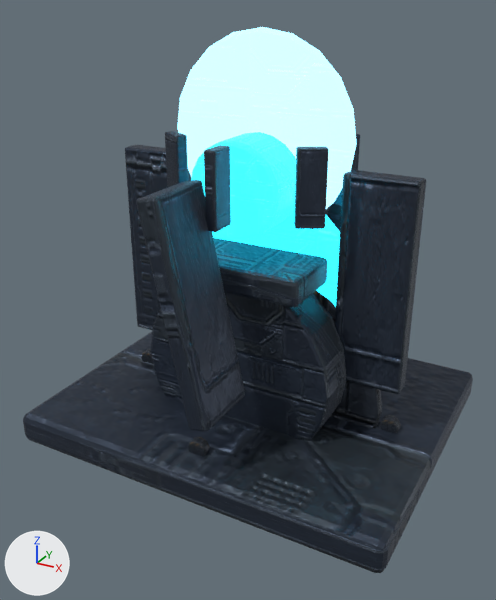
The glTF model game/assets/world/aetherfall/archive/archive_computer.glb: old version first, new version second.
Both versions are drawn from a 50 mm lens placed at (2.08, -3.95, 2.93), pointed at (-0.11, 0.02, 0.94). Arrows for +X, +Y and +Z are at lower left; the lights stay in place. The picture after the commit comes second. Where no turn or scale is listed for an object, it has been applied to the vertices. Vertices at exactly the same position are counted once.

The older version as bpy lines, for what is in view:
```python
ob_archivedatacore = bpy.data.objects.new('ArchiveDataCore', me_cylinder_017)
ob_archivedatacore.location = (0.0, 0.0, 1.84)
ob_computerbolt_0 = bpy.data.objects.new('ComputerBolt_0', me_cylinder_013)
ob_computerbolt_0.location = (0.0, -0.847, 0.25)
ob_computerbolt_1_5707963267948966 = bpy.data.objects.new('ComputerBolt_1.5707963267948966', me_cylinder_014)
ob_computerbolt_1_5707963267948966.location = (1.013, 0.0, 0.25)
ob_computerbolt_4_71238898038469 = bpy.data.objects.new('ComputerBolt_4.71238898038469', me_cylinder_016)
ob_computerbolt_4_71238898038469.location = (-1.013, 0.0, 0.25)
ob_computerfin_0 = bpy.data.objects.new('ComputerFin_0', me_cube_046)
ob_computerfin_0.location = (0.0, -0.83, 1.25)
ob_computerfin_1_5707963267948966 = bpy.data.objects.new('ComputerFin_1.5707963267948966', me_cube_047)
ob_computerfin_1_5707963267948966.location = (0.83, 0.0, 1.25)
ob_computerfin_4_71238898038469 = bpy.data.objects.new('ComputerFin_4.71238898038469', me_cube_049)
ob_computerfin_4_71238898038469.location = (-0.83, 0.0, 1.25)
ob_computerpedestal = bpy.data.objects.new('ComputerPedestal', me_cylinder_010)
ob_computerpedestal.location = (0.0, 0.0, 0.58)
ob_computerringlower = bpy.data.objects.new('ComputerRingLower', me_cylinder_011)
ob_computerringlower.location = (0.0, 0.0, 0.34)
# also in view: 'ComputerBase' at (0.0, 0.0, 0.11); 'DataCoreVane_0' at (0.0, -0.55, 1.9); 'DataCoreHalo' at (0.0, 0.0, 2.13); 'DataCoreVane_1.0471975511965976' at (0.48, -0.28, 1.9); 'DataCoreVane_5.235987755982989' at (-0.48, -0.28, 1.9)
```
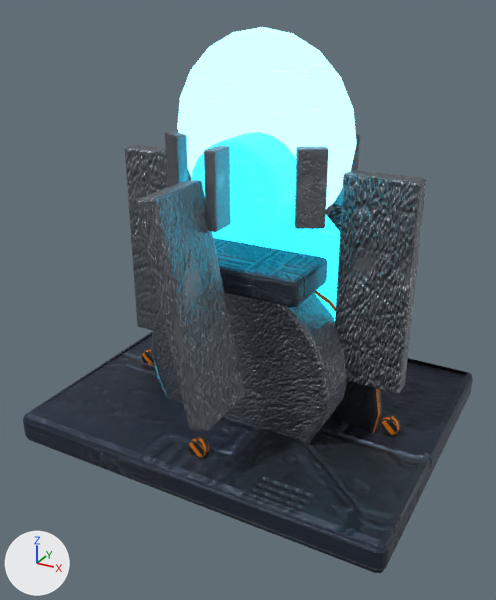
Changed parts and their boxes [x1, y1, x2, y2] in the pictures (496 x 600 px):
'ComputerFin_1.5707963267948966', surface changed (lighter)
    both: [335, 170, 426, 394]
'ComputerFin_0', surface changed (lighter)
    both: [136, 180, 245, 431]
'ComputerPedestal', surface changed
    both: [151, 293, 346, 441]
'ComputerFin_4.71238898038469', surface changed (lighter)
    both: [125, 145, 191, 330]
'DataCoreVane_1.0471975511965976', surface changed (lighter)
    both: [294, 147, 329, 229]
'DataCoreVane_0', surface changed (lighter)
    both: [204, 145, 231, 232]
'ComputerRingLower', surface changed, reshaped
    before: [314, 291, 382, 428]
    after: [314, 291, 382, 433]
'DataCoreVane_5.235987755982989', surface changed (lighter)
    both: [165, 131, 188, 188]
'ComputerBolt_0', surface changed (black to brown)
    both: [188, 437, 209, 456]
'ComputerBolt_1.5707963267948966', surface changed (black to brown)
    both: [380, 415, 400, 433]
'DataCoreVane_2.0943951023931953', surface changed
    both: [334, 134, 360, 207]
'ComputerControlDesk', surface changed
    both: [328, 203, 342, 231]
'ComputerBolt_4.71238898038469', surface changed
    both: [141, 349, 153, 364]
'ComputerFin_3.141592653589793', surface changed
    both: [326, 204, 333, 216]
part 1 of me_cylinder_011, cut back
    before: [314, 293, 375, 428]
    after: [330, 381, 375, 430]

Edits to the bpy script that builds the scene:
```text
Add img_aetherfall_metal_orm:
    img_aetherfall_metal_orm = load_image('aetherfall_metal_orm', '../textures/85e99240449c53a4f75b5f6f448612adc71449d9810deae76918566991aa6568.png', 1024, 1024, 'Non-Color')
Add img_aetherfall_metal:
    img_aetherfall_metal = load_image('aetherfall_metal', '../textures/71346d87ab1bbead25b4256899548a92183962303db313d972675f525523e3cc.png', 1024, 1024, 'sRGB')
Add img_aetherfall_metal_normal:
    img_aetherfall_metal_normal = load_image('aetherfall_metal_normal', '../textures/e8e01357870d7effc84b8b922359332c5ca448643ae98a3befd635813364aaea.png', 1024, 1024, 'Non-Color')
Add img_aetherfall_hazard:
    img_aetherfall_hazard = load_image('aetherfall_hazard', '../textures/a4870f0bb58f91ce329e7850b1057511f48dae5b4936c7dbc403944a2e01379f.png', 1024, 1024, 'sRGB')
Add img_aetherfall_hazard_normal:
    img_aetherfall_hazard_normal = load_image('aetherfall_hazard_normal', '../textures/539e179a7a46def20494dda76428749e4be98a3cde6bbfad7f00e9d52fda5f10.png', 1024, 1024, 'Non-Color')
Add img_aetherfall_hazard_orm:
    img_aetherfall_hazard_orm = load_image('aetherfall_hazard_orm', '../textures/47203781424b88529e968be09877dd5b89325eac9a808d8321cd02ac805b514a.png', 1024, 1024, 'Non-Color')
Change mat_archiveinteriorhazard:
    remove # nodes: BsdfPrincipled, NormalMap, OutputMaterial, SeparateColor, TexImage x3
    remove # uses the picture img_aether_hazard
    remove # uses the picture img_aether_hazard_normal
    remove # uses the picture img_aether_hazard_orm
    nodes: BsdfPrincipled, Mapping x3, NormalMap, OutputMaterial, SeparateColor, TexImage x3, UVMap x3
    uses the picture img_aetherfall_hazard
    uses the picture img_aetherfall_hazard_normal
    uses the picture img_aetherfall_hazard_orm
Change mat_archiveinteriorsteel:
    remove # nodes: BsdfPrincipled, NormalMap, OutputMaterial, SeparateColor, TexImage x3
    remove # uses the picture img_aether_metal
    remove # uses the picture img_aether_metal_normal
    remove # uses the picture img_aether_metal_orm
    nodes: BsdfPrincipled, Mapping x3, NormalMap, OutputMaterial, SeparateColor, TexImage x3, UVMap x3
    uses the picture img_aetherfall_metal
    uses the picture img_aetherfall_metal_normal
    uses the picture img_aetherfall_metal_orm
Change me_cylinder_011:
    used by ob_computerringlower; location = (0.0, 0.0, 0.34)
    remove me_cylinder_011.from_pydata(...)  # 120 vertices, 236 faces; spans x -0.94..0.94, y -0.05..0.05, z -0.94..0.94
    add me_cylinder_011.from_pydata(...)  # 148 vertices, 272 faces; spans x -0.94..0.94, y -0.05..0.05, z -0.94..0.94
    me_cylinder_011 part 1
    36 faces are deleted
    28 vertices are added at x -0.92..0.87, y -0.03..0.03, z -0.92..0.87
    72 new faces join them
```
